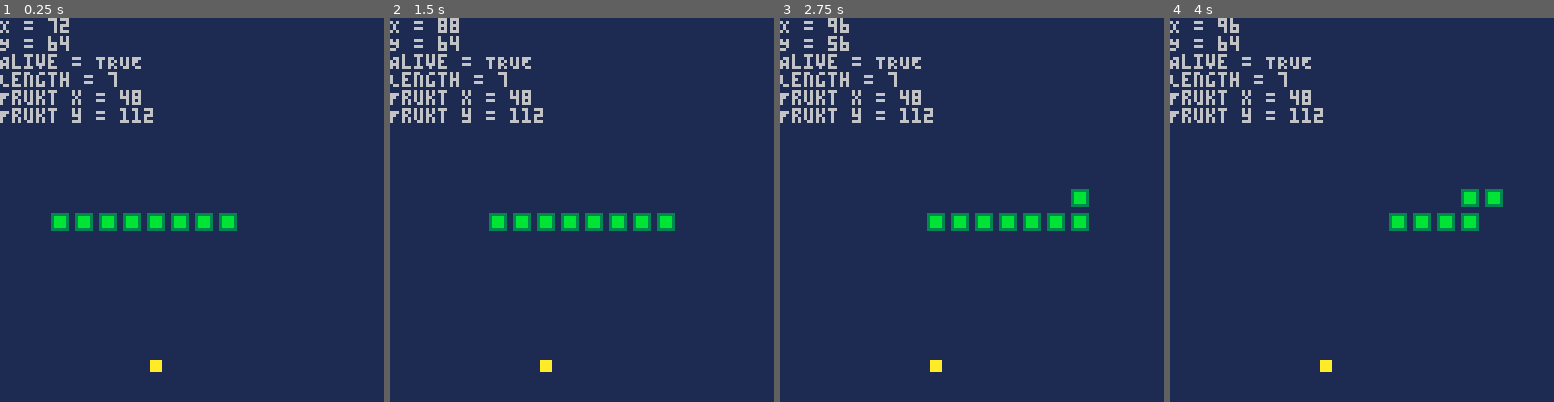
Above: before the commit, frames 1-4 (left to right).
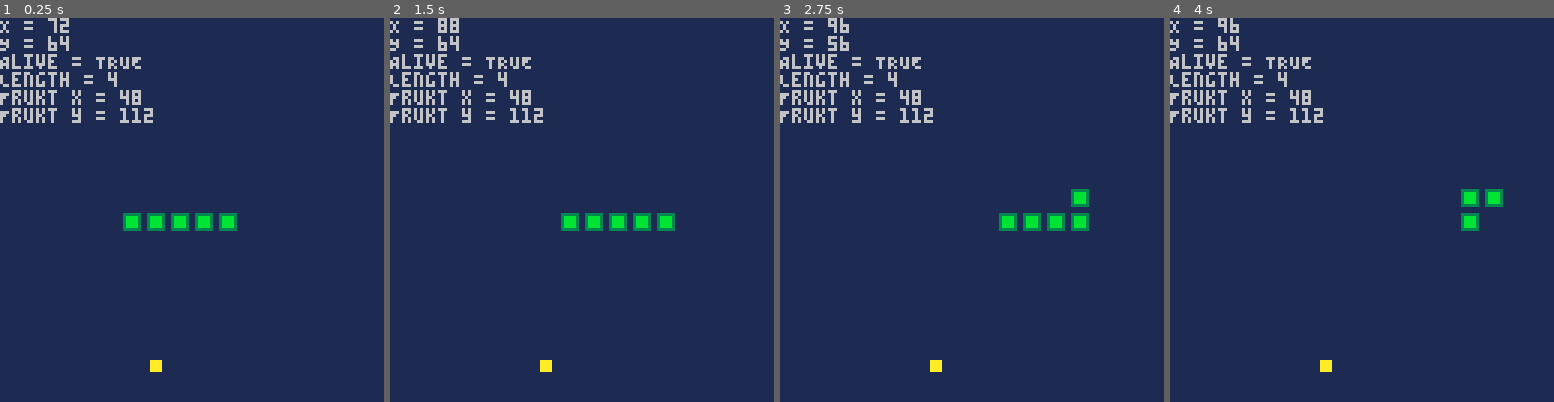
Above: after the commit, the same moments.

Repository: kakardo/Pico-8
Game: PICO-8 cartridge snake.p8
Same seed, same stepped clock (60 frames per second), same inputs: the game is played once before the commit and once after it.
Inputs:
- Up to frame 1 (0.25 s): no input
- Up to frame 2 (1.5 s): tap X (X key) at 0.33, 1.07 s; tap O (Z key) at 0.7 s
- Up to frame 3 (2.75 s): hold Right 1.6-2.1 s; tap O (Z key) at 1.7, 2.1, 2.5 s; tap X (X key) at 1.85 s; hold Up 2.15-2.42 s; hold Right from 2.47 s (still down)
- Up to frame 4 (4 s): tap O (Z key) at 2.9, 3.3, 3.7 s; tap X (X key) at 2.97 s; release Right at 3.03 s; hold Left 3.08-3.58 s; hold Down 3.63-3.97 s

The runs differ from the first frame. In frame 1, 0.7% of the frame differs, in the area x 13-31%, y 14-56%; in frame 2, 0.7%; in frame 3, 0.7%; in frame 4, 0.7%.

Commit message:
Name change: coordinate_step --> starting_x_pos

Diff:
--- a/snake.lua
+++ b/snake.lua
@@ -10,7 +10,7 @@
 ]]--
 
 -- VARIABLES USED ONLY IN SNAKE.LUA
-snake_starting_length = 7
+snake_starting_length = 4
 snake_starting_coordinate = 64
 snake_starting_direction = 1
 
@@ -26,16 +26,17 @@
 	body.x = {}
 	body.y = {}
 
-	-- Build by looping once for each segment
-	local coordinate_step = snake_starting_coordinate
+	-- Build by looping once for each segment.
+	local starting_x_pos = snake_starting_coordinate
 
 	for i = 1, body.segments, 1 do
-		coordinate_step -= scale
-		body.x[i] = coordinate_step
+		starting_x_pos -= scale
+		body.x[i] = starting_x_pos
 		body.y[i] = snake_starting_coordinate
 	end
 end
 
+-- Update the snakes movement table.
 function update_snake()
 	for i = body.segments, 1, -1 do
 		body.x[i] = body.x[i-1]
@@ -46,6 +47,7 @@
 	body.y[1] = head.y
 end
 
+-- Draw snake with its table as reference.
 function draw_snake()
 	-- Draw head
 	spr(9,head.x,head.y)
@@ -58,6 +60,7 @@
 	end
 end
 
+-- Checks if the snake is within bounds
 function is_alive()
 	if head.x < 0 or head.x > 128 or
 	   head.y < 0 or head.y > 128 then
